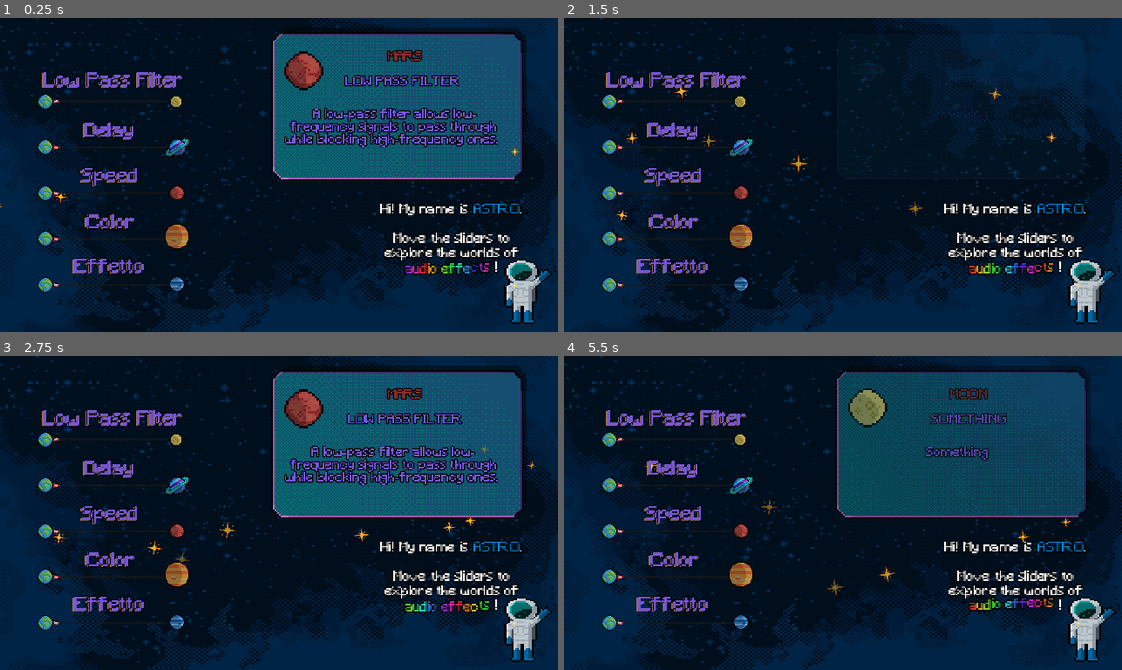
Above: before the commit, frames 1-4 (two rows, left to right).
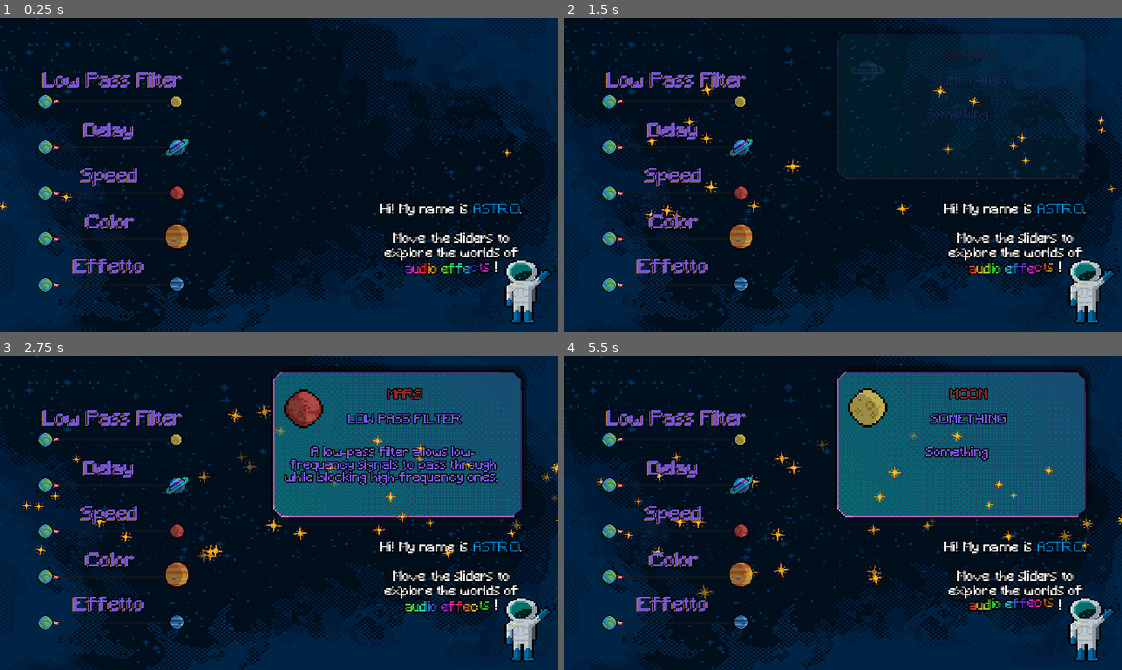
Above: after the commit, the same moments.

Repository: mengo1993/gianluandreeducationalgamejam
Game: Godot game, scene res://game.tscn
The game is run twice, just before and just after one commit, with the same random seed, the same clock (stepped at 60 frames per second) and the same inputs. Sound files missing from this copy of the repository are replaced by a short silence.
Inputs (mouse positions are in pixels of both pictures, inside the frame that each line leads up to):
- Up to frame 1 (0.25 s): no input
- Up to frame 2 (1.5 s): click (675, 77) at 0.5 s; click (675, 131) at 1.25 s
- Up to frame 3 (2.75 s): click (111, 516) at 2 s
- Up to frame 4 (5.5 s): click (675, 415) at 2.75 s; click (675, 469) at 3.5 s; click (675, 516) at 4.25 s; click (675, 415) at 5 s

The runs differ from the first frame. In frame 1, 21% of the frame differs, in the area x 0-95%, y 3-62%; in frame 2, 0.6%; in frame 3, 0.9%; in frame 4, 13%.

Commit message:
base slider e no pumplets inizio

Diff:
--- a/game.gd
+++ b/game.gd
@@ -4,12 +4,12 @@
 @onready var pamplets: Control = $Pamplets
 
 # Your defined constants for particles (remains unchanged)
-const MIN_PARTICLES : int = 5
+const MIN_PARTICLES : int = 17
 const MAX_PARTICLES : int = 50
-const MIN_LIFETIME : float = 1.0
-const MAX_LIFETIME : float = 4.0
-const MIN_SPEED : float = 0.5
-const MAX_START_SPEED : float = 1
+const MIN_LIFETIME : float = 2.5
+const MAX_LIFETIME : float = 5.0
+const MIN_SPEED : float = 10.0
+const MAX_START_SPEED : float = 15.0
 const MAX_SPEED : float = 400.0
 const MAX_RADIAL_SPEED : float = 10.0
 
--- a/pamplets.gd
+++ b/pamplets.gd
@@ -3,9 +3,12 @@
 var _is_mouse_over: bool = false
 var _pending_focus_id: int = 0
 
-const DURATION_OF_FADE : float = 0.4
+const DURATION_OF_FADE : float = 0.2
 const TIME_BETWEEN_SHOWING : float = 0.2
 const TIME_BEFORE_FADE_OUT : float = 0.2
+
+func _ready() -> void:
+	modulate.a = 0.0
 
 func focus(texture: Texture2D, title: String, description: String) -> void:
 	# Start tracking a unique focus attempt
Not shown: 1 places in Slider_theme.tres that only renumber resources
Not shown: 1 places in game.tscn that only renumber resources
